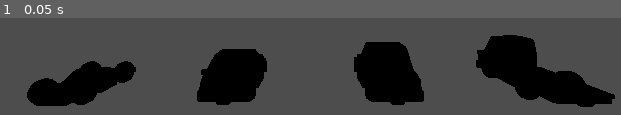
Above: before the commit, frame 1.
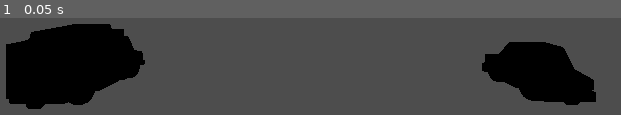
Above: after the commit, the same moment.

Repository: ethanbaedke/Race-Down-Roosevelt
Game: Godot game, scene res://race/race.tscn
Two runs of this game, one before a commit and one after it. Both use one fixed random seed, a clock stepped at 60 frames per second and the inputs below.
Inputs:
- Up to frame 1 (0.05 s): no input

The runs differ from the first frame. In frame 1, 25% of the frame differs, in the area x 0-100%, y 6-94%.

Commit message:
Race parameter validation and force resolution now handle racer object having invalid vehicle scene reference

Diff:
--- /dev/null
+++ b/race-down-roosevelt/autoloads/globals.gd
@@ -0,0 +1,15 @@
+extends Node
+
+@onready var racer_vehicle_scenes:Array[PackedScene] = [
+	preload("res://vehicles/racer_vehicles/ambulance.tscn"),
+	preload("res://vehicles/racer_vehicles/deliver_truck_flat.tscn"),
+	preload("res://vehicles/racer_vehicles/firetruck.tscn"),
+	preload("res://vehicles/racer_vehicles/race_car.tscn"),
+	preload("res://vehicles/racer_vehicles/sedan.tscn"),
+	preload("res://vehicles/racer_vehicles/sports_car.tscn")
+]
+
+func get_random_racer_vehicle() -> PackedScene:
+
+	var index:int = randi_range(0, racer_vehicle_scenes.size() - 1)
+	return racer_vehicle_scenes[index]
--- a/race-down-roosevelt/project.godot
+++ b/race-down-roosevelt/project.godot
@@ -18,6 +18,7 @@
 [autoload]
 
 RdrLogger="*uid://dcohqktyew722"
+Globals="*uid://bfgwv77cqwhuk"
 
 [debug]
 
--- a/race-down-roosevelt/race/default_race_parameters.tres
+++ b/race-down-roosevelt/race/default_race_parameters.tres
@@ -2,32 +2,29 @@
 
 [ext_resource type="Script" uid="uid://c8hh1wvayq5by" path="res://race/race_parameters.gd" id="1_aemwy"]
 [ext_resource type="Script" uid="uid://dp5p80aakxu84" path="res://race/racer_object.gd" id="1_npa6x"]
-[ext_resource type="PackedScene" uid="uid://r88y3pb7b0q" path="res://vehicles/racer_vehicles/race_car.tscn" id="2_81wdo"]
-[ext_resource type="PackedScene" uid="uid://bs74u5kijhvhc" path="res://vehicles/racer_vehicles/sports_car.tscn" id="3_xvt8s"]
+[ext_resource type="PackedScene" uid="uid://d381mmv3sxx7j" path="res://race/race.tscn" id="2_npf4w"]
+[ext_resource type="PackedScene" uid="uid://dgk7uf8r6h0aa" path="res://vehicles/traffic_vehicles/suv.glb" id="2_xvt8s"]
 [ext_resource type="PackedScene" uid="uid://dec6xpvrfpmbf" path="res://vehicles/racer_vehicles/sedan.tscn" id="4_xvt8s"]
-[ext_resource type="PackedScene" uid="uid://hofvt6lo27ny" path="res://vehicles/racer_vehicles/deliver_truck_flat.tscn" id="5_3johs"]
 
-[sub_resource type="Resource" id="Resource_npa6x"]
+[sub_resource type="Resource" id="Resource_3johs"]
 script = ExtResource("1_npa6x")
-vehicle = ExtResource("2_81wdo")
-device_index = -1
+vehicle = ExtResource("2_xvt8s")
+device_index = 1
+metadata/_custom_type_script = "uid://dp5p80aakxu84"
+
+[sub_resource type="Resource" id="Resource_81wdo"]
+script = ExtResource("1_npa6x")
+vehicle = ExtResource("2_npf4w")
+device_index = 1
 metadata/_custom_type_script = "uid://dp5p80aakxu84"
 
 [sub_resource type="Resource" id="Resource_npf4w"]
 script = ExtResource("1_npa6x")
-vehicle = ExtResource("3_xvt8s")
-metadata/_custom_type_script = "uid://dp5p80aakxu84"
-
-[sub_resource type="Resource" id="Resource_aviwa"]
-script = ExtResource("1_npa6x")
 vehicle = ExtResource("4_xvt8s")
-metadata/_custom_type_script = "uid://dp5p80aakxu84"
-
-[sub_resource type="Resource" id="Resource_0kby5"]
-script = ExtResource("1_npa6x")
-vehicle = ExtResource("5_3johs")
+name = "Ethan"
+device_index = -1
 metadata/_custom_type_script = "uid://dp5p80aakxu84"
 
 [resource]
 script = ExtResource("1_aemwy")
-racer_objects = Array[ExtResource("1_npa6x")]([SubResource("Resource_npa6x"), SubResource("Resource_npf4w"), SubResource("Resource_aviwa"), SubResource("Resource_0kby5")])
+racer_objects = Array[ExtResource("1_npa6x")]([SubResource("Resource_3johs"), SubResource("Resource_81wdo"), null, SubResource("Resource_npf4w")])
--- a/race-down-roosevelt/race/race.gd
+++ b/race-down-roosevelt/race/race.gd
@@ -36,6 +36,9 @@
 # Ensure race parameters are set up correctly to be used during race setup.
 func _validate_race_parameters() -> void:
 
+	RdrLogger.log(self, "Beginning race parameter validation.")
+
+	# Ensure race parameters exist.
 	if (race_parameters == null):
 		# If no race parameters are set, try and load the default race parameters.
 		race_parameters = load("res://race/default_race_parameters.tres")
@@ -49,6 +52,19 @@
 		RdrLogger.error(self, "Race parameters were invalid while setting up the race. Forcefully resolving conflicts.")
 		race_parameters.force_resolve_conflicts()
 
+	# If any racer has a null vehicle, it should be considered a random selection.
+	for racer:RacerObject in race_parameters.racer_objects:
+		if (racer == null):
+			continue
+		if (racer.vehicle == null):
+			var vehicle_scene:PackedScene = Globals.get_random_racer_vehicle()
+			var racer_name:String = racer.name
+			var vehicle_name:String = vehicle_scene.get_state().get_node_name(0)
+			RdrLogger.log(self, "Assigning random vehicle to " + racer_name + ": " + vehicle_name + ".")
+			racer.vehicle = Globals.get_random_racer_vehicle()
+
+	RdrLogger.log(self, "Race parameter validation finished.")
+
 func _ready() -> void:
 
 	# NOTE: This is temporary. Should be called by whoever creates the race.
--- a/race-down-roosevelt/race/race_parameters.gd
+++ b/race-down-roosevelt/race/race_parameters.gd
@@ -29,6 +29,26 @@
 		else:
 			# True means nothing here. Just need the key to exist in the dictionary.
 			device_index_dict[index] = true
+
+	# If a racer has a scene reference for their vehicle, ensure it has the racer vehicle object type.
+	for racer:RacerObject in racer_objects:
+		if (racer == null || racer.vehicle == null):
+			continue
+		else:
+			var vehicle:Object = racer.vehicle.instantiate()
+			if (vehicle == null):
+				var racer_name:String = racer.name
+				var expected_type:String = (RacerVehicle as GDScript).get_global_name()
+				RdrLogger.error(self, "Racer " + racer_name + " vehicle scene reference could not be instantiated. Ensure reference is of type " + expected_type + ".")
+				return false
+			if (vehicle is not RacerVehicle):
+				var racer_name:String = racer.name
+				var current_type:String = vehicle.get_class()
+				if (vehicle.get_script() != null):
+					current_type = vehicle.get_script().get_global_name()
+				var expected_type:String = (RacerVehicle as GDScript).get_global_name()
+				RdrLogger.error(self, "Racer " + racer_name + " vehicle scene reference is type " + current_type + ", but should be of type " + expected_type + ".")
+				return false
 
 	RdrLogger.log(self, "Race parameter validation succeeded.")
 	return true
@@ -67,6 +87,18 @@
 			# True means nothing here. Just need the key to exist in the dictionary.
 			device_index_dict[index] = true
 
+	# If a racer has a scene reference for their vehicle that isn't of type racer vehicle, remove their vehicle reference.
+	for racer:RacerObject in racer_objects:
+		if (racer == null || racer.vehicle == null):
+			continue
+		else:
+			var vehicle:Object = racer.vehicle.instantiate()
+			if (vehicle is not RacerVehicle):
+				var racer_name:String = racer.name
+				var expected_type:String = (RacerVehicle as GDScript).get_global_name()
+				RdrLogger.warn(self, "Racer " + racer_name + " vehicle scene reference is not of type " + expected_type + ". Setting vehicle to null.")
+				racer.vehicle = null
+
 	RdrLogger.log(self, "Conflict resolution on race parameters complete.")
 
 func handle_duplicate_names() -> void:
Not shown, added: race-down-roosevelt/autoloads/globals.gd.uid
